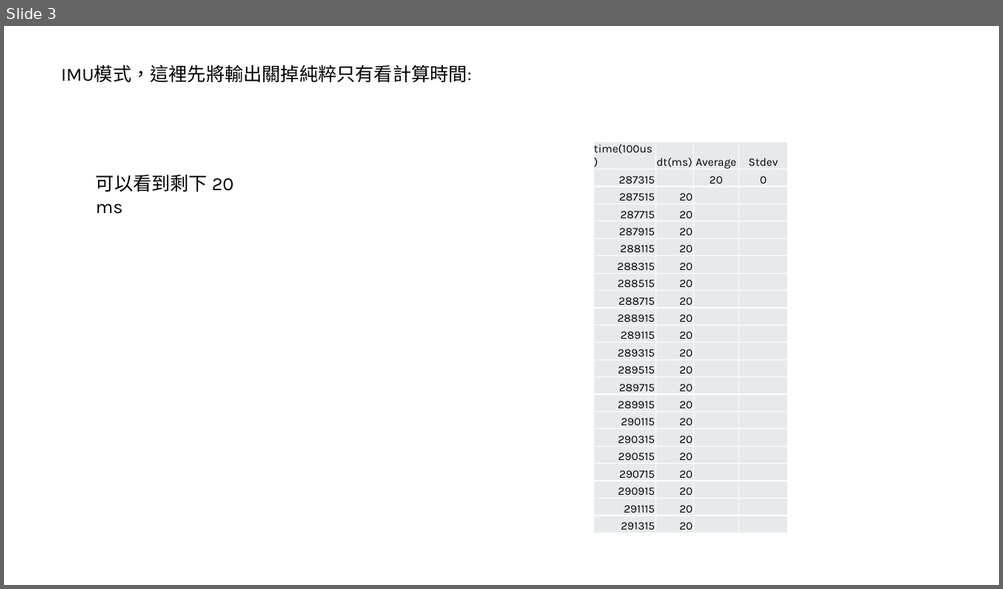
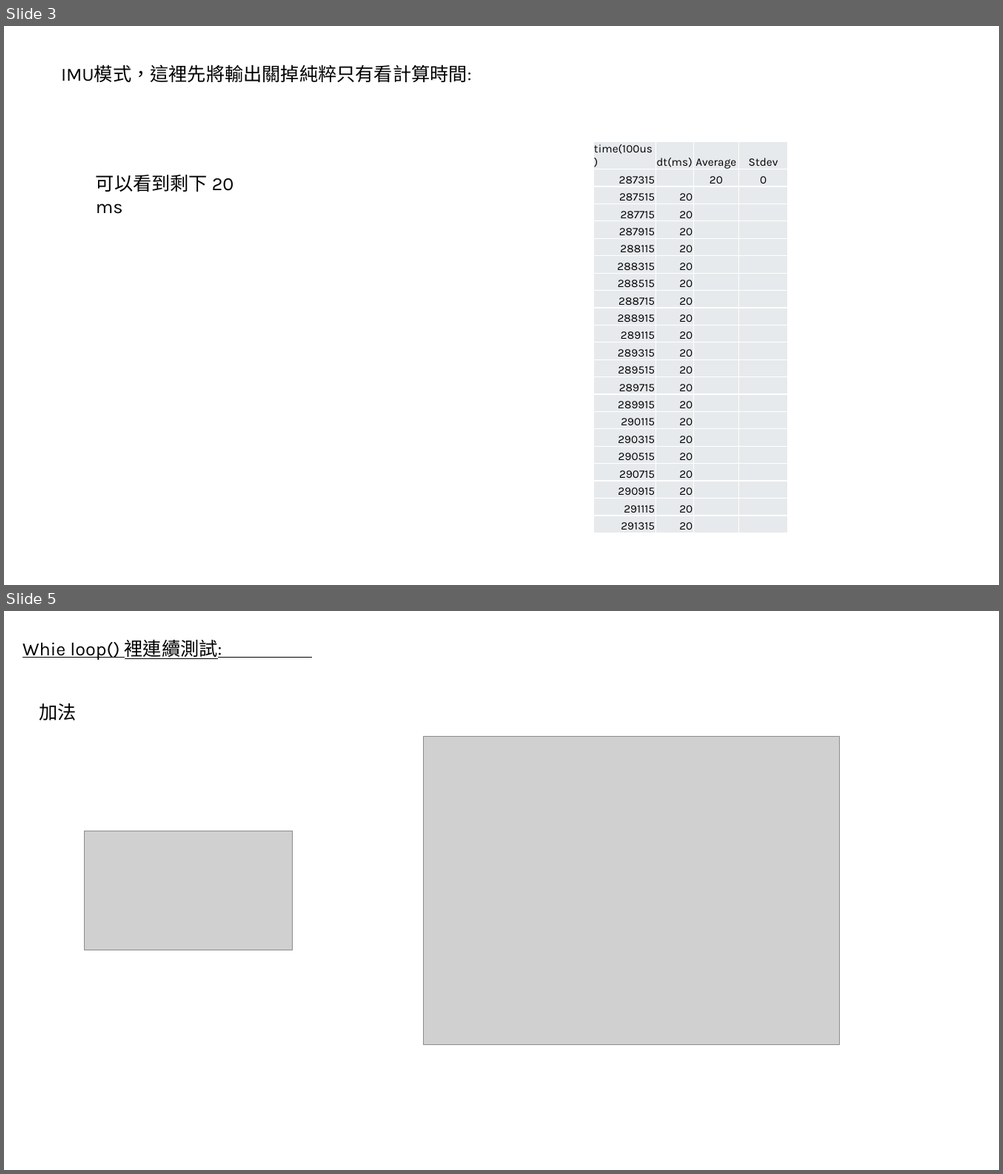
Before and after one commit to adamShiau/adamShiau_FPGA, a slide deck: intel_IP/IRIS/HW_IP/Interface/花費時間測試.pptx. Shown one above the other, each under a label of ours: slide 3 before the commit, slides 3 and 5 after it; the slides between them are not shown. The pictures are 1003x589 and 1003x1174 pixels, drawn with LibreOffice and Linux fonts; fonts in the diff are those of the drawing; grey boxes stand for pictures. Boxes give left, top, right and bottom in pixels: in the first picture for what was removed or moved away, otherwise in the second. Text is boxed around its words. In the diff, an @@ line names an element or a change of style, - is before the commit and + after.

```diff
--- a/intel_IP/IRIS/HW_IP/Interface/花費時間測試.pptx
+++ b/intel_IP/IRIS/HW_IP/Interface/花費時間測試.pptx
@@ slide 5 added at [4, 611, 999, 1170], background #FFFFFF @@
@@ text added at [22, 639, 222, 660], 18 pt, text #000000, underline @@
+Whie loop() 裡連續測試:
@@ text added at [39, 703, 76, 721], 18 pt, text #000000 @@
+加法
@@ picture added at [424, 736, 839, 1045] @@
@@ picture added at [85, 831, 293, 951] @@
```
Also in this commit, not shown: 5 other slides added, 1 slide removed, 6 other files.
